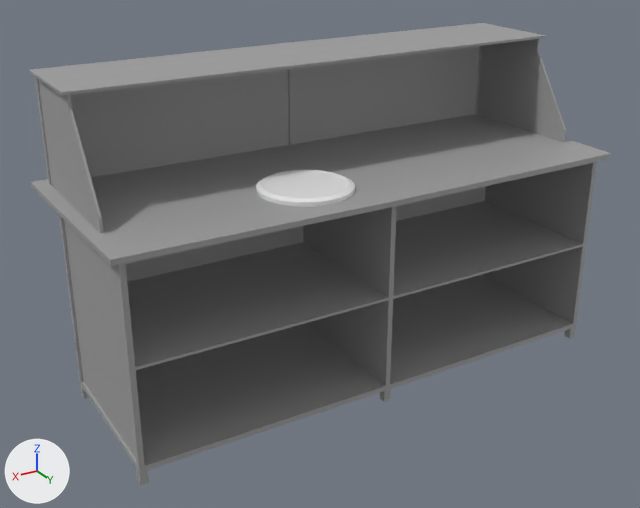
Two versions of the Blender file Artwork/Models/Place2.blend, one commit apart.
Both versions are drawn from a 50 mm camera at (1.73, 2.38, 1.87) aimed at (0.11, -0.33, 0.52). The axes (+X, +Y, +Z) are drawn at lower left. The lights are the same throughout.

Objects in the first picture: 'Counter', 'Cylinder'.
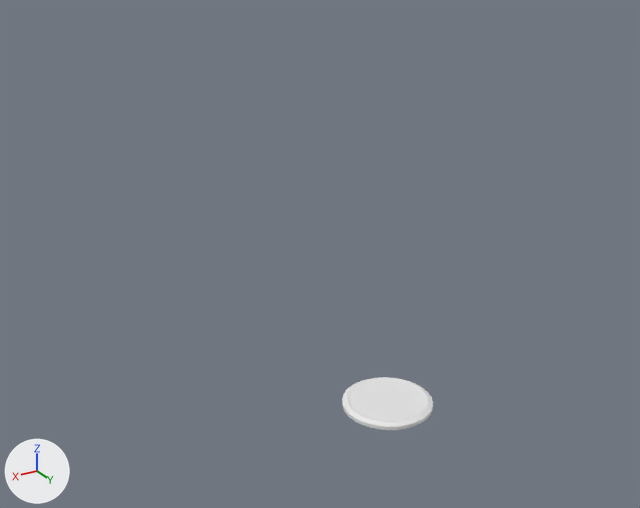
What differs and where, as boxes [x1, y1, x2, y2] in the pictures (640 x 508 px):
'Counter', hidden
    before: [29, 23, 611, 485]
'Cylinder', moved
    before: [256, 170, 355, 207]
    after: [342, 377, 433, 430]

The change, as a list of edits to the scene's bpy script:
```text
Change ob_cylinder:
    ob_cylinder.location: (0.236, -0.212, 0.85) -> (0.0, 0.0, 0.0)
Change ob_counter:
    add ob_counter.hide_set(True)
```
